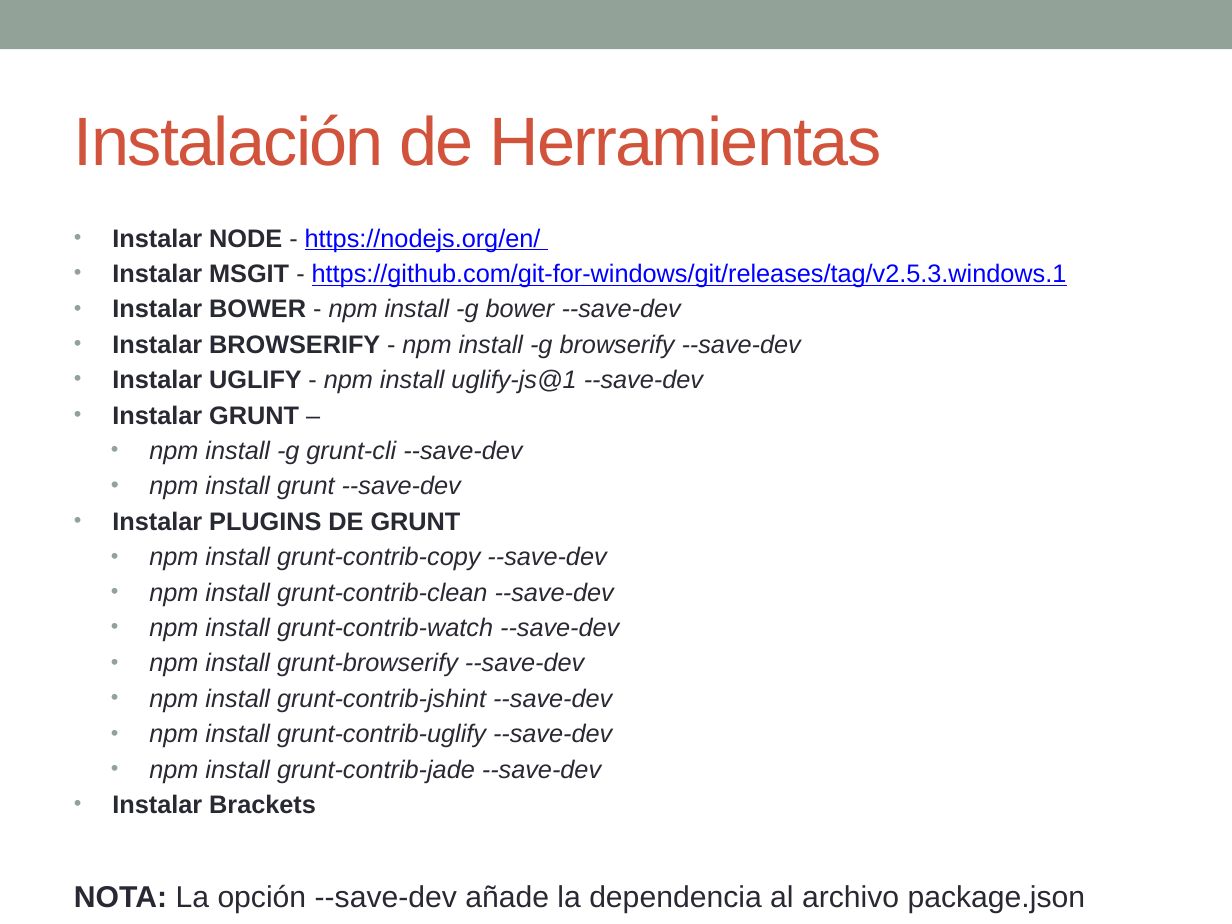
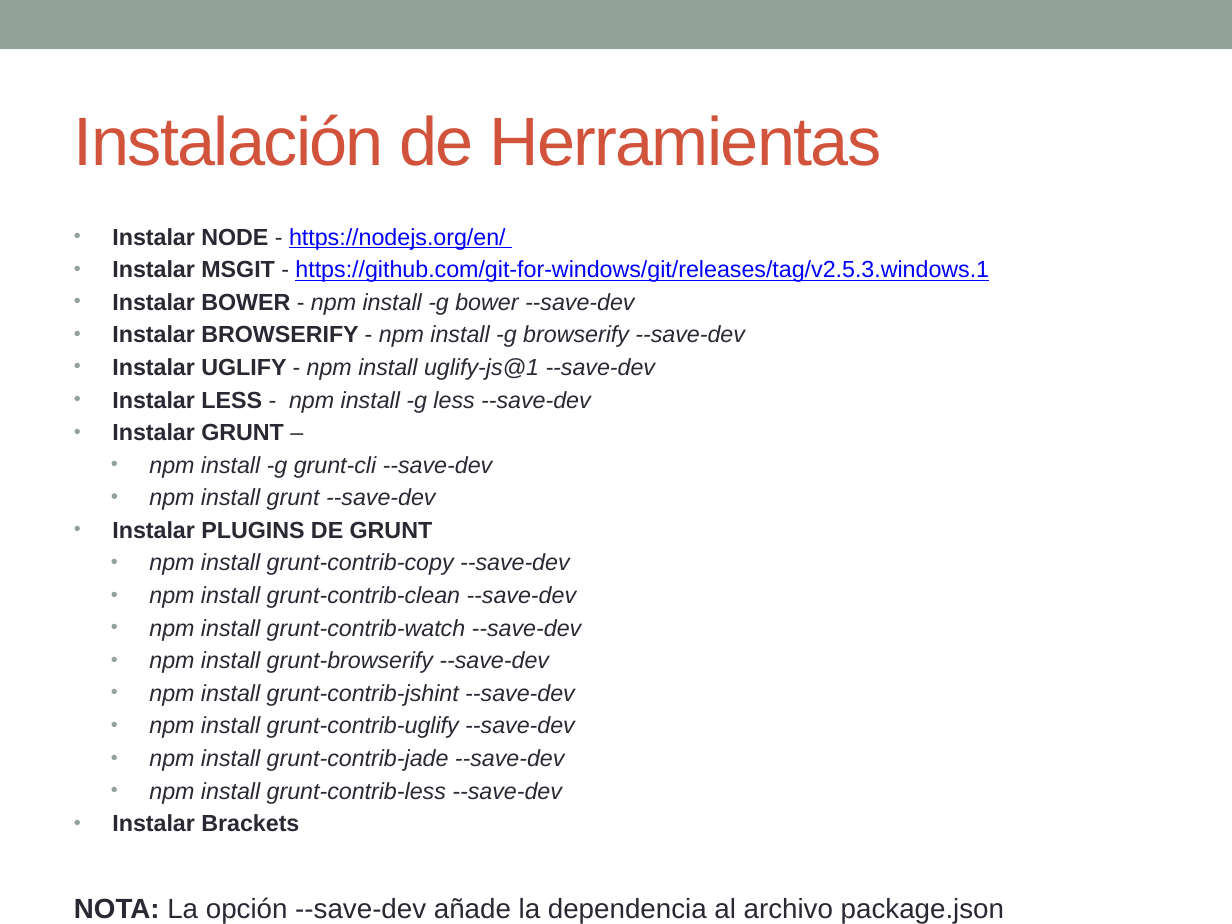
Before and after one commit to AcordeGroup/portal, a slide deck: slide 3 of bitacora_desarrollo.pptx. Drawn at 1232x924 pixels with LibreOffice and Linux fonts; fonts in the diff are those of the drawing. Boxes give left, top, right and bottom in pixels: in the first picture for what was removed or moved away, otherwise in the second. Text is boxed around its words. In the diff, an @@ line names an element or a change of style, - is before the commit and + after.

Commit message:
Modificaciones en la sección INICIO
se inicia el uso de LESS

package.json - Se suma less
Gruntfile.js - se suma tarea less

```diff
--- a/bitacora_desarrollo.pptx
+++ b/bitacora_desarrollo.pptx
@@ text at bbox=[112, 228, 989, 832]: size 14.8 to 13.6 pt in "Instalar NODE - https://nodejs.org/en/", "Instalar MSGIT - https://github.com/git-for-windows/git/rele ...", "Instalar BOWER - npm install -g bower ...", "Instalar BROWSERIFY - npm install -g browserify ..." and 13 more places; size 17.6 to 16.1 pt in "NOTA: La opción --save-dev añade la dependencia ..." @@
@@ text at bbox=[112, 391, 591, 413]: paragraph added @@
+    • Instalar LESS - npm install -g less --save-dev
@@ text at bbox=[149, 782, 562, 804]: paragraph added @@
+  • npm install grunt-contrib-less --save-dev
```
Also in this commit, not shown: 10 other files.
